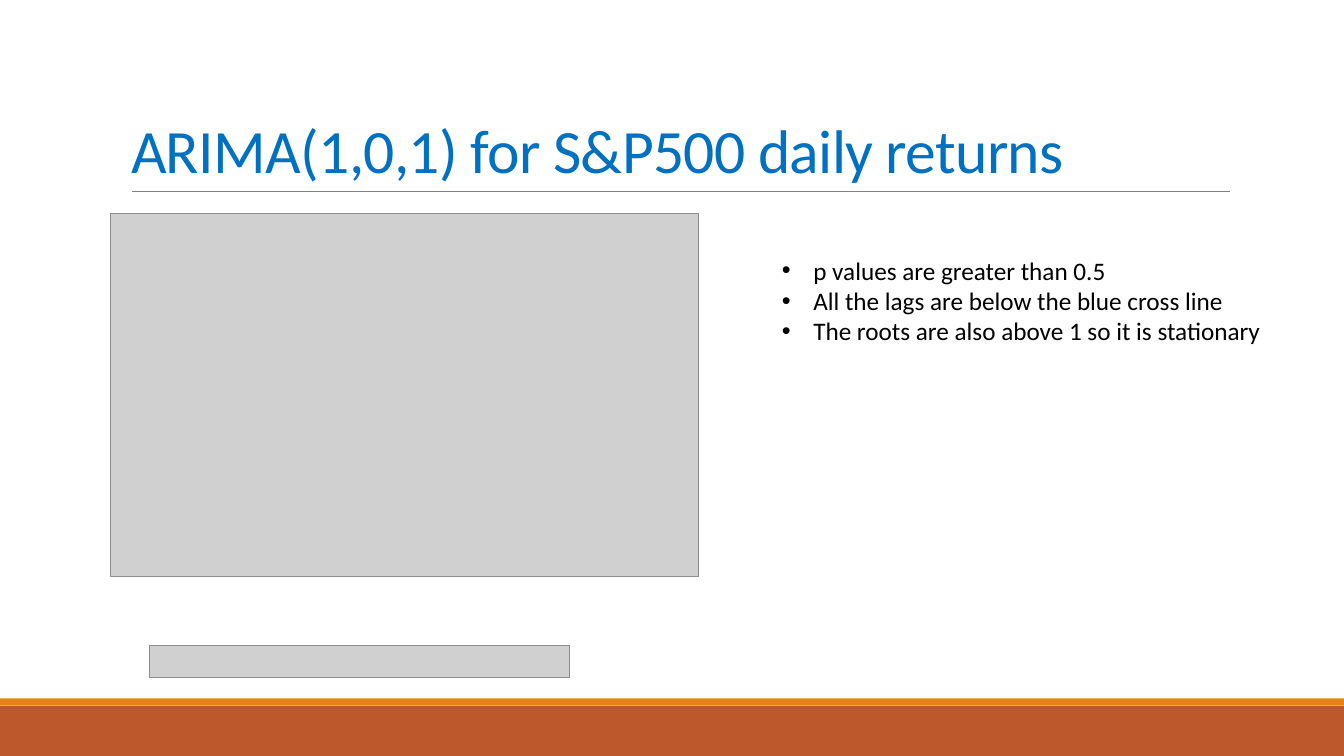
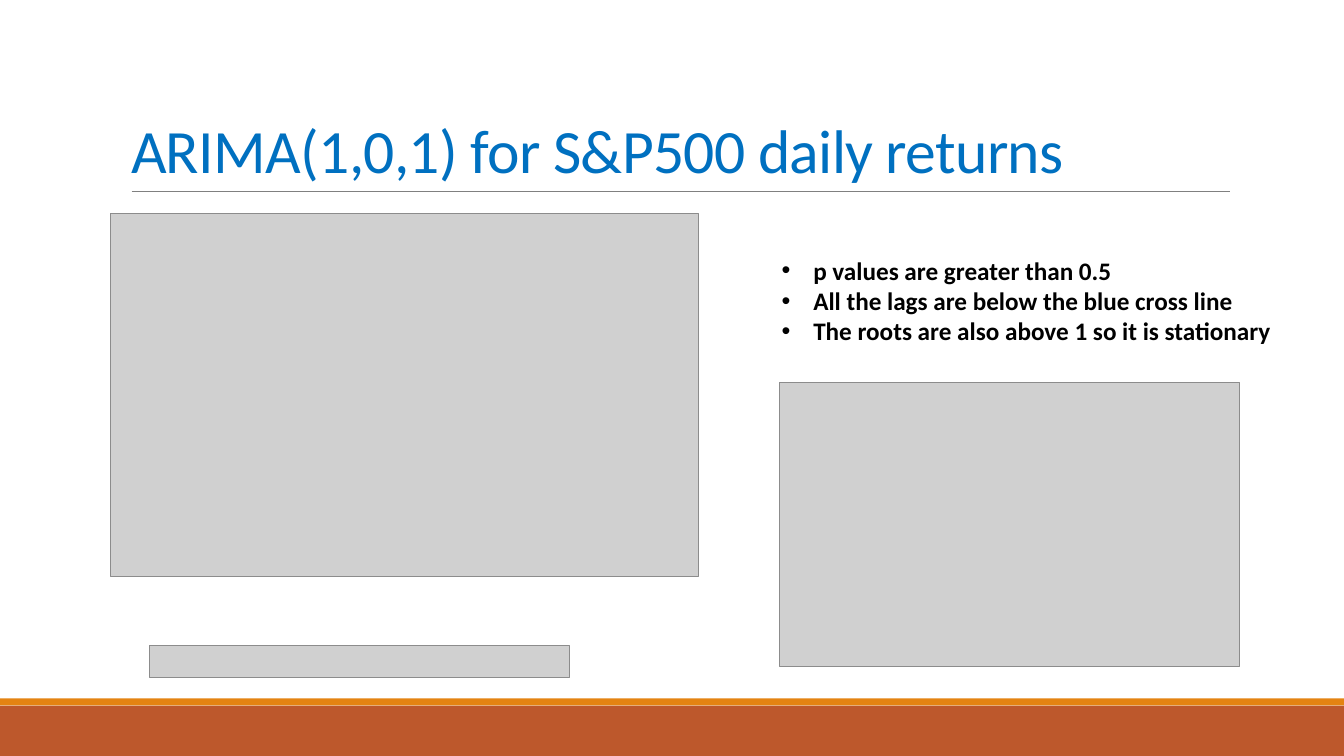
Before and after one commit to NikhilKorati/Time-Series, a slide deck: slide 9 of Case_Study1.pptx. Drawn at 1344x756 pixels with LibreOffice and Linux fonts; fonts in the diff are those of the drawing; grey boxes stand for pictures. Boxes give left, top, right and bottom in pixels: in the first picture for what was removed or moved away, otherwise in the second. Text is boxed around its words. In the diff, an @@ line names an element or a change of style, - is before the commit and + after.

```diff
--- a/Case_Study1.pptx
+++ b/Case_Study1.pptx
@@ text "p values are greater than ..." at [813, 262, 1271, 344]: bold on @@
@@ picture added at [779, 382, 1239, 666] @@
```
Also in this commit, not shown: 6 other slides changed.
